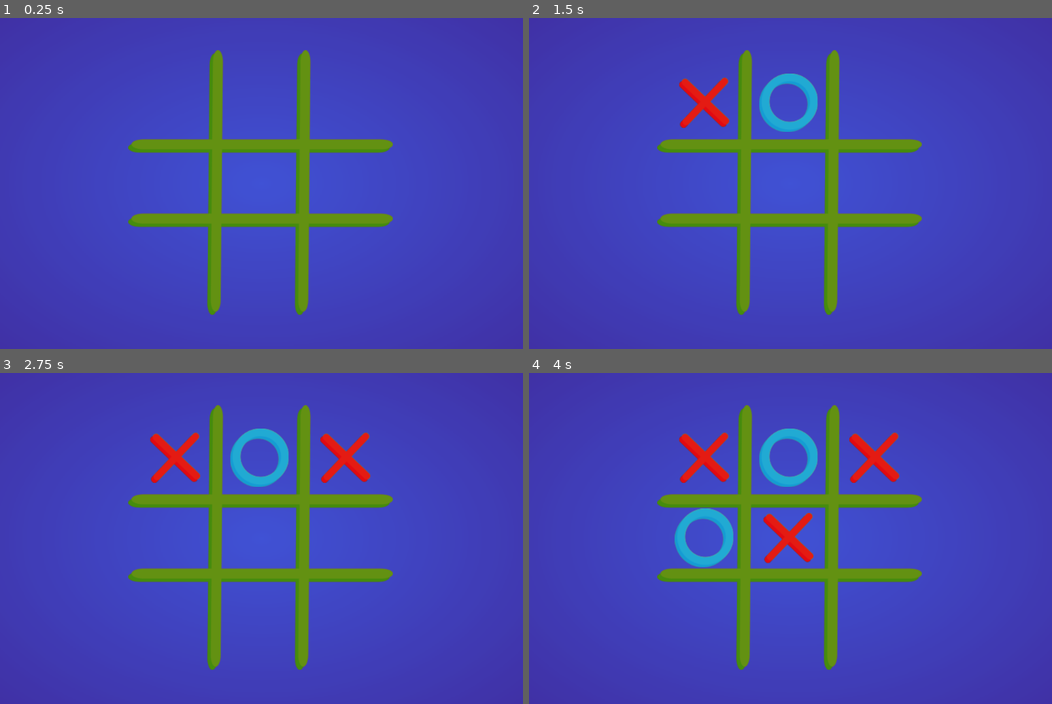
Above: before the commit, frames 1-4 (two rows, left to right).
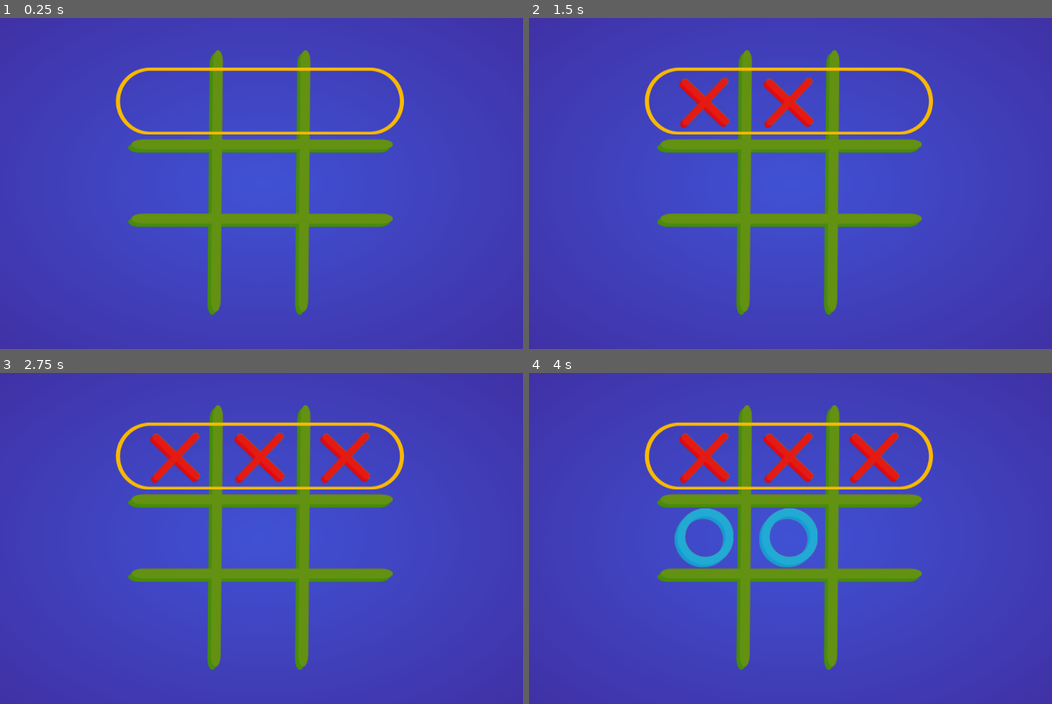
Above: after the commit, the same moments.

Repository: Exequiel25/TA-TE-TI
Game: Godot game, scene res://src/Tableros/tablero_3x_3.tscn
Two runs of this game, one before a commit and one after it. Both use one fixed random seed, a clock stepped at 60 frames per second and the inputs below.
Inputs (mouse positions are in pixels of both pictures, inside the frame that each line leads up to):
- Up to frame 1 (0.25 s): no input
- Up to frame 2 (1.5 s): tap Enter at 0.5 s; move the mouse to (701, 104) at 0.52 s; click (701, 104) at 0.67 s; tap Space at 1.25 s; move the mouse to (790, 104) at 1.27 s; click (790, 104) at 1.42 s
- Up to frame 3 (2.75 s): tap Enter at 2 s; move the mouse to (345, 459) at 2.02 s; click (345, 459) at 2.17 s
- Up to frame 4 (4 s): tap Space at 2.75 s; move the mouse to (701, 538) at 2.77 s; click (701, 538) at 2.92 s; tap Enter at 3.5 s; move the mouse to (790, 538) at 3.52 s; click (790, 538) at 3.67 s

The runs differ from the first frame. In frame 1, 1.4% of the frame differs, in the area x 22-78%, y 14-36%; in frame 2, 2.8%; in frame 3, 2.8%; in frame 4, 4.2%, in the area x 22-78%, y 14-59%.

Commit message:
falta trabajar luz 2d para hacer foco en la jugada ganadora

Diff:
--- /dev/null
+++ b/src/Areas/focus3x3.tscn
@@ -0,0 +1,17 @@
+[gd_scene load_steps=3 format=3 uid="uid://culltffopxhcb"]
+
+[ext_resource type="Texture2D" uid="uid://b744d65w2w4ng" path="res://art/mask.png" id="1_pp7gd"]
+[ext_resource type="Texture2D" uid="uid://tialb5cqd607" path="res://art/mask_border.png" id="2_4knng"]
+
+[node name="Focus3x3" type="Node2D"]
+light_mask = 2
+
+[node name="PointLight2D" type="PointLight2D" parent="."]
+light_mask = 2
+texture = ExtResource("1_pp7gd")
+
+[node name="Sprite2D" type="Sprite2D" parent="PointLight2D"]
+light_mask = 2
+texture = ExtResource("2_4knng")
+
+[node name="AnimationPlayer" type="AnimationPlayer" parent="."]
--- a/src/Autoload/game_data.gd
+++ b/src/Autoload/game_data.gd
@@ -6,8 +6,10 @@
 @onready var o_sombra = preload("res://art/o_sombra.png")
 
 var turn: bool = true	# True is for 'x' and False is for 'o'
+var win: bool = false
 
-var win: bool = false
+var x_score: int = 0
+var o_score: int = 0
 
 # 0 is for empty, 1 is for 'x' and 2 is for 'o'
 var board = [[0,0,0],[0,0,0],[0,0,0]]
@@ -42,5 +44,15 @@
 
 func play(pos):
 	board[pos/3][pos%3] = 1 if turn else 2
+	win = check_win()
+	if win:
+		player_won()
+
+func player_won():
+	if turn:
+		x_score += 1
+	else:
+		o_score += 1
+	reset_board()
 	turn = not turn
-	win = check_win()
+	win = false
--- a/src/Tableros/tablero_3x_3.tscn
+++ b/src/Tableros/tablero_3x_3.tscn
@@ -1,8 +1,9 @@
-[gd_scene load_steps=4 format=3 uid="uid://qx2fts6lm43n"]
+[gd_scene load_steps=5 format=3 uid="uid://qx2fts6lm43n"]
 
 [ext_resource type="Texture2D" uid="uid://cewds7dxrich4" path="res://art/bg.png" id="1_tpw67"]
 [ext_resource type="Texture2D" uid="uid://cb3wto76pu5hi" path="res://art/grid.png" id="2_xmwr5"]
 [ext_resource type="PackedScene" uid="uid://cas1yl7eby3l7" path="res://src/Areas/AreaSeleccionable.tscn" id="3_llxfi"]
+[ext_resource type="PackedScene" uid="uid://culltffopxhcb" path="res://src/Areas/focus3x3.tscn" id="4_fc6mj"]
 
 [node name="Tablero3x3" type="Node2D"]
 metadata/_edit_horizontal_guides_ = [323.0]
@@ -71,3 +72,6 @@
 [node name="AreaSeleccionable8" parent="BgCanvasLayer/grilla" instance=ExtResource("3_llxfi")]
 position = Vector2(354.2, 345)
 pos = 8
+
+[node name="Focus3x3" parent="." instance=ExtResource("4_fc6mj")]
+position = Vector2(509, 163)
